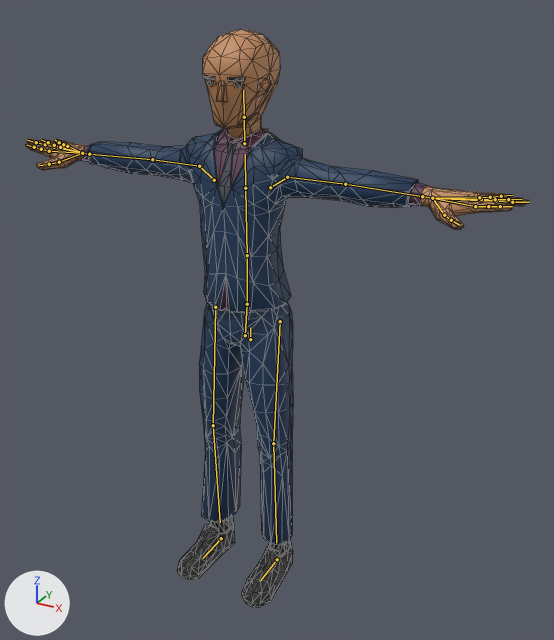
The glTF model js/models/avatars/club-crowd-vm4.glb as it was, and as the next commit left it.
Both versions are drawn from a camera (50 mm lens) standing at (1.186, -2.003, 1.946) and looking at (0.148, -0.116, 1.002). Arrows for +X, +Y and +Z are at lower left; the lights stay in place. The first picture is the older version. The bones that change, and the others that lie on the model, are drawn over the model as lines. Mesh edges are drawn as thin lines.

Objects in the first picture: 'Suit_Body'.
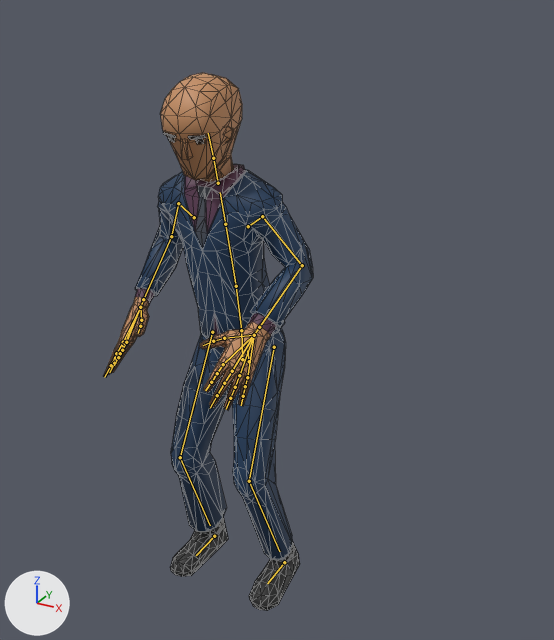
The newer file adds an action. The first version stands in its rest pose; the second is drawn at frame 13 of the action 'Groove_Skank'.

Pixel boxes [x1, y1, x2, y2] of what changed, in the pictures (554 x 640 px):
'Suit_Body', posed (58% narrower, 7% shorter)
    before: [26, 29, 529, 607]
    after: [104, 73, 313, 611]
bone 'Body', root to tip
    before: (250, 339) to (250, 327)
    after: (249, 361) to (247, 350)
bone 'Abdomen', root to tip
    before: (247, 304) to (247, 255)
    after: (241, 330) to (236, 286)
bone 'Torso', root to tip
    before: (247, 255) to (245, 188)
    after: (236, 286) to (225, 224)
bone 'Chest', root to tip
    before: (245, 188) to (245, 154)
    after: (225, 224) to (220, 192)
bone 'Neck', root to tip
    before: (244, 143) to (244, 117)
    after: (218, 183) to (213, 158)
bone 'Head', root to tip
    before: (244, 117) to (243, 90)
    after: (213, 158) to (208, 133)
bone 'UpperArm.L', root to tip
    before: (287, 177) to (345, 184)
    after: (262, 216) to (302, 265)
bone 'LowerArm.L', root to tip
    before: (345, 184) to (422, 196)
    after: (302, 265) to (259, 327)
bone 'Wrist.L', root to tip
    before: (422, 196) to (432, 198)
    after: (259, 327) to (254, 335)
bone 'UpperArm.R', root to tip
    before: (199, 166) to (152, 159)
    after: (178, 203) to (171, 236)
bone 'LowerArm.R', root to tip
    before: (152, 159) to (89, 154)
    after: (171, 236) to (143, 299)
bone 'Wrist.R', root to tip
    before: (89, 154) to (82, 153)
    after: (143, 299) to (140, 307)
bone 'UpperLeg.L', root to tip
    before: (280, 321) to (273, 443)
    after: (274, 347) to (249, 481)
bone 'LowerLeg.L', root to tip
    before: (273, 443) to (276, 543)
    after: (249, 481) to (279, 551)
bone 'UpperLeg.R', root to tip
    before: (215, 307) to (213, 425)
    after: (212, 332) to (180, 457)
bone 'LowerLeg.R', root to tip
    before: (213, 425) to (220, 522)
    after: (180, 457) to (210, 525)
bone 'Foot.L', root to tip
    before: (277, 559) to (260, 580)
    after: (284, 562) to (267, 583)
bone 'Foot.R', root to tip
    before: (221, 538) to (203, 558)
    after: (214, 536) to (196, 555)

The edits, one by one:
Bone 'Body' (bone_body) moves from (0.0, 0.0, 0.0) to (-0.009, -0.084, -0.004).
Bone 'Body' (bone_body) turns from (0, 0, 0) to (9, -2, 1) degrees about its own x, y and z.
Bone 'Abdomen' (bone_abdomen) turns from (0, 0, 0) to (1, 0, 0) degrees about its own x, y and z.
Bone 'Torso' (bone_torso) turns from (0, 0, 0) to (1, 0, 0) degrees about its own x, y and z.
Bone 'Chest' (bone_chest) turns from (0, 0, 0) to (1, 0, 0) degrees about its own x, y and z.
Bone 'Neck' (bone_neck) turns from (0, 0, 0) to (2, 1, 0) degrees about its own x, y and z.
Bone 'Head' (bone_head) turns from (0, 0, 0) to (3, 2, 0) degrees about its own x, y and z.
Bone 'UpperArm.L' (bone_upperarm_l) turns from (0, 0, 0) to (-58, 14, -12) degrees about its own x, y and z.
Bone 'LowerArm.L' (bone_lowerarm_l) turns from (0, 0, 0) to (-1, 0, -73) degrees about its own x, y and z.
Bone 'Wrist.L' (bone_wrist_l) turns from (0, 0, 0) to (-1, 0, -5) degrees about its own x, y and z.
Bone 'UpperArm.R' (bone_upperarm_r) turns from (0, 0, 0) to (-61, -22, 12) degrees about its own x, y and z.
Bone 'LowerArm.R' (bone_lowerarm_r) turns from (0, 0, 0) to (-1, 0, 72) degrees about its own x, y and z.
Bone 'Wrist.R' (bone_wrist_r) turns from (0, 0, 0) to (-1, 0, 5) degrees about its own x, y and z.
Bone 'UpperLeg.L' (bone_upperleg_l) turns from (0, 0, 0) to (-3, -2, 31) degrees about its own x, y and z.
Bone 'LowerLeg.L' (bone_lowerleg_l) turns from (0, 0, 0) to (42, 1, 0) degrees about its own x, y and z.
Bone 'UpperLeg.R' (bone_upperleg_r) turns from (0, 0, 0) to (-1, -2, -32) degrees about its own x, y and z.
Bone 'LowerLeg.R' (bone_lowerleg_r) turns from (0, 0, 0) to (43, -1, 0) degrees about its own x, y and z.
Bone 'Foot.L' (bone_foot_l) moves from (0.0, 0.0, 0.0) to (0.03, 0.0, 0.0).
Bone 'Foot.R' (bone_foot_r) moves from (0.0, 0.0, 0.0) to (-0.03, 0.0, 0.0).
